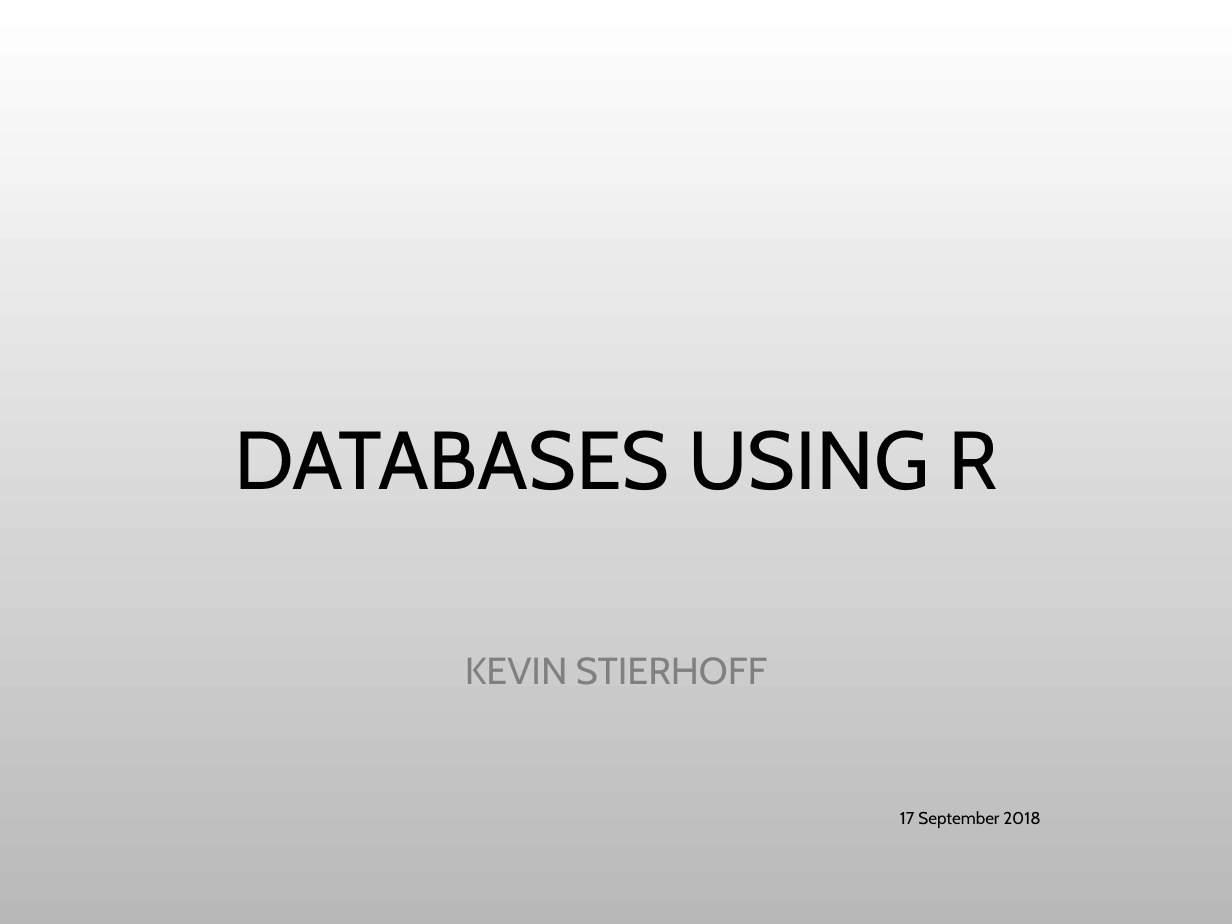
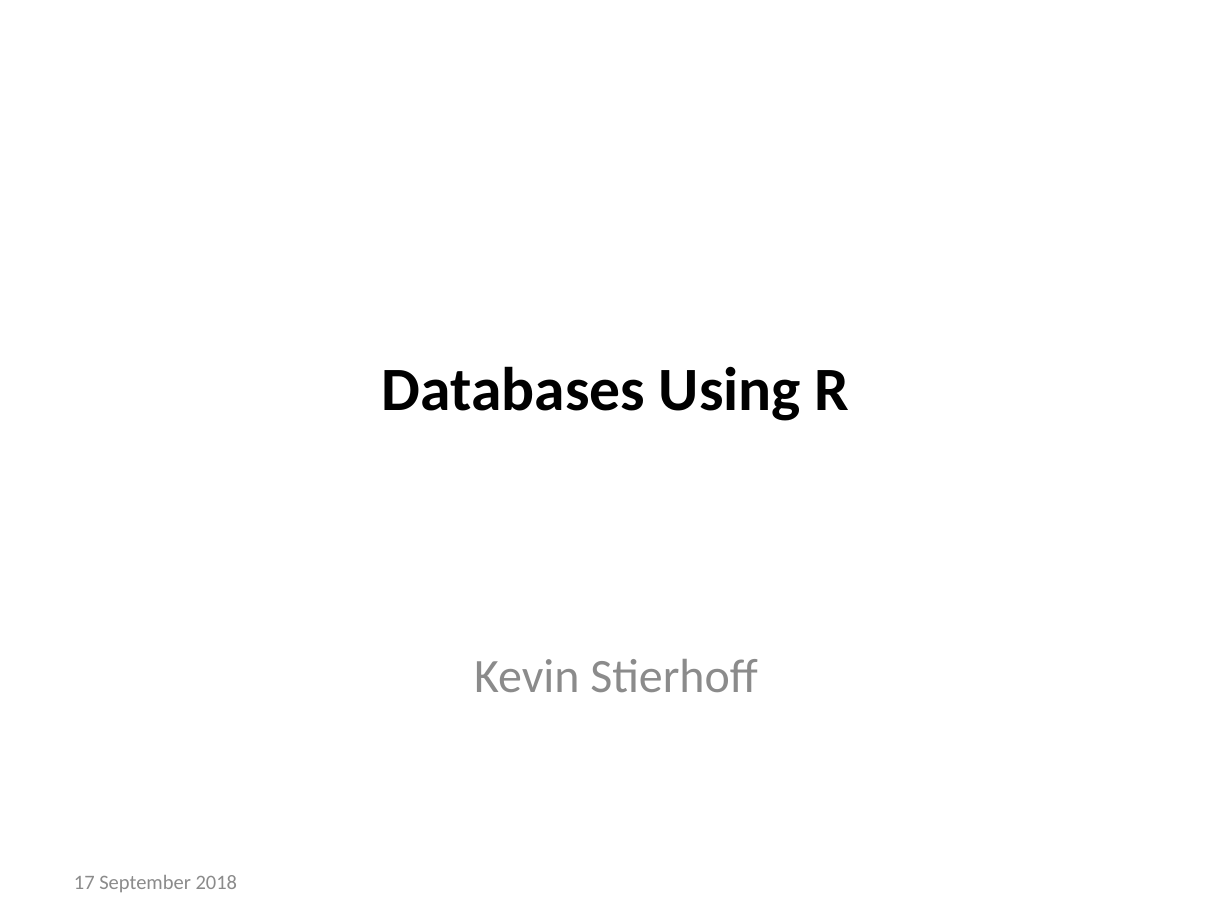
Before and after one commit to kstierhoff/rDatabase, a slide deck: slide 1 of Doc/template/template.pptx. Drawn at 1232x924 pixels with LibreOffice and Linux fonts; fonts in the diff are those of the drawing; background and template pictures are left out. Boxes give left, top, right and bottom in pixels: in the first picture for what was removed or moved away, otherwise in the second. Text is boxed around its words. In the diff, an @@ line names an element or a change of style, - is before the commit and + after.

```diff
--- a/Doc/template/template.pptx
+++ b/Doc/template/template.pptx
@@ background picture (left out) to #FFFFFF @@
@@ title "Databases Using R" at [382, 366, 850, 421]: vertical alignment bottom to middle @@
@@ title at [382, 366, 850, 421]: text changed; size 48 to 36 pt; font Cabin to Calibri; bold on @@
-DATABASES USING R
+Databases Using R
@@ subtitle at [474, 659, 757, 692]: text changed; size 22 to 28 pt; font Cabin to Calibri; text colour #808080 to #8C8C8C @@
-KEVIN STIERHOFF
+Kevin Stierhoff
@@ text "17 September 2018": place and size @@
-text "17 September 2018" at [900, 811, 1041, 828]
+text "17 September 2018" at [74, 875, 238, 892]
@@ text "17 September 2018" at [74, 875, 238, 892]: size 10 to 12 pt, font Cabin to Calibri, text colour #000000 to #8C8C8C; alignment right to left @@
```
Also in this commit, not shown: 6 other slides changed, 3 slides added, 1 slide removed, 10 other files.
